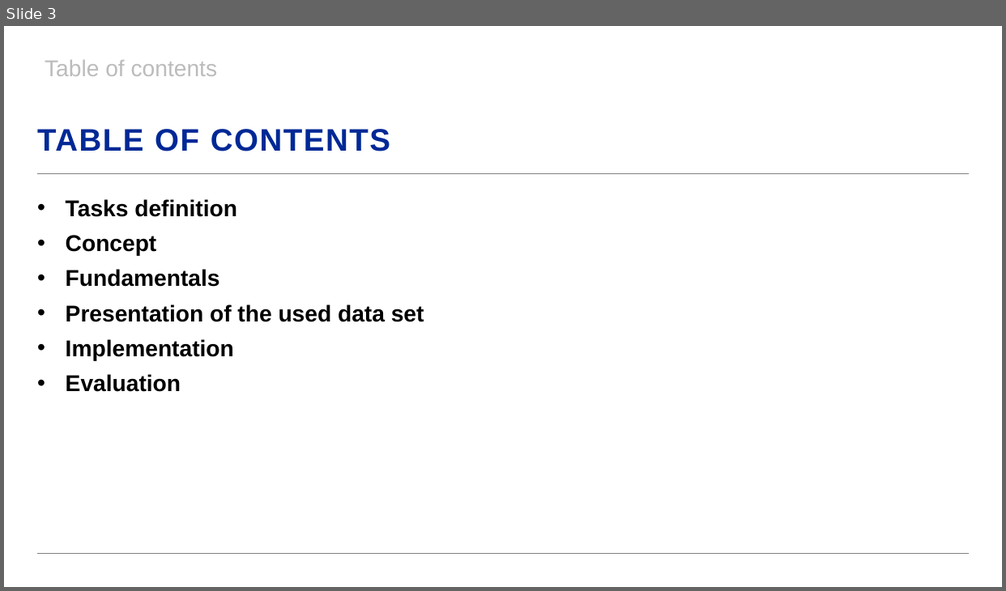
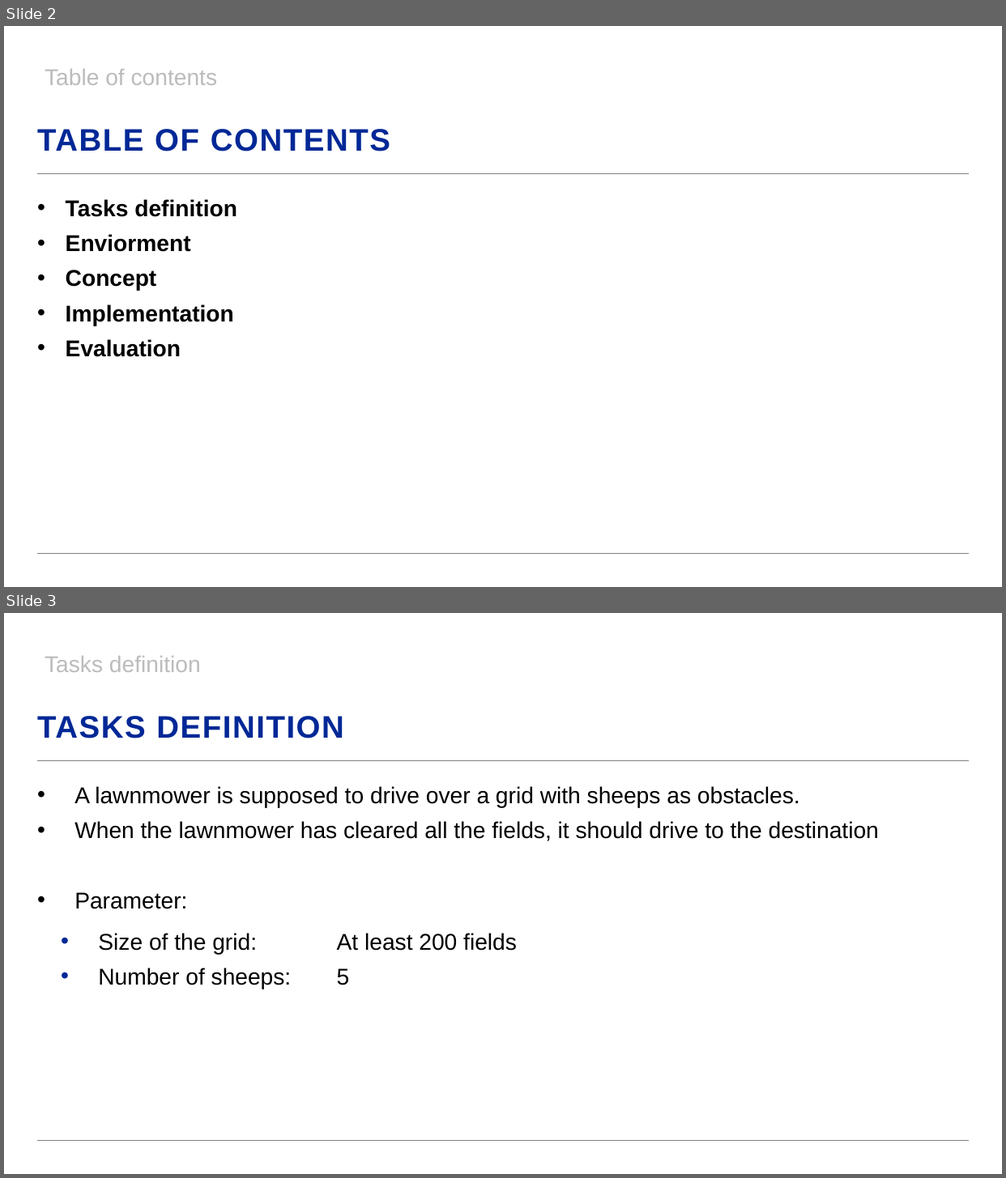
Before and after one commit to dominik-buecher/Architectur_Planning, a slide deck: Architecture_and_Planning.pptx. Shown one above the other, each under a label of ours: slide 3 before the commit, slides 2 and 3 after it. The pictures are 1006x591 and 1006x1178 pixels, drawn with LibreOffice and Linux fonts; fonts in the diff are those of the drawing; background and template pictures are left out. Boxes give left, top, right and bottom in pixels: in the first picture for what was removed or moved away, otherwise in the second. Text is boxed around its words. In the diff, an @@ line names an element or a change of style, - is before the commit and + after.

```diff
--- a/Architecture_and_Planning.pptx
+++ b/Architecture_and_Planning.pptx
@@ slide 3 added at [4,613,1002,1174], background #FFFFFF; not listed: 2 template elements that a slide beside it also shows @@
@@ text added at [44,656,201,672], 22 pt, text #BCBCBC @@
+Tasks definition
@@ title added at [37,716,343,739], 30 pt, text #002896, bold @@
+TASKS DEFINITION
@@ text added at [74,786,879,990], 22 pt, text #000000 @@
+• A lawnmower is supposed to drive over a grid with sheeps as obstacles.
+• When the lawnmower has cleared all the fields, it should drive to the destination
+• Parameter:
+  • Size of the grid: At least 200 fields
+  • Number of sheeps: 5
@@ what was slide 3 is now slide 2 @@
@@ slide 2 changed as well @@
@@ text "Table of contents": place and size @@
-text "Table of contents" at [44,60,218,76]
+text "Table of contents" at [44,69,218,85]
@@ text at [66,234,191,252]: paragraph added @@
+• Enviorment
@@ text at [66,269,424,322]: paragraphs removed @@
-• Fundamentals
-• Presentation of the used data set
```
Also in this commit, not shown: 12 other slides added, 5 slides removed, 21 other files.
